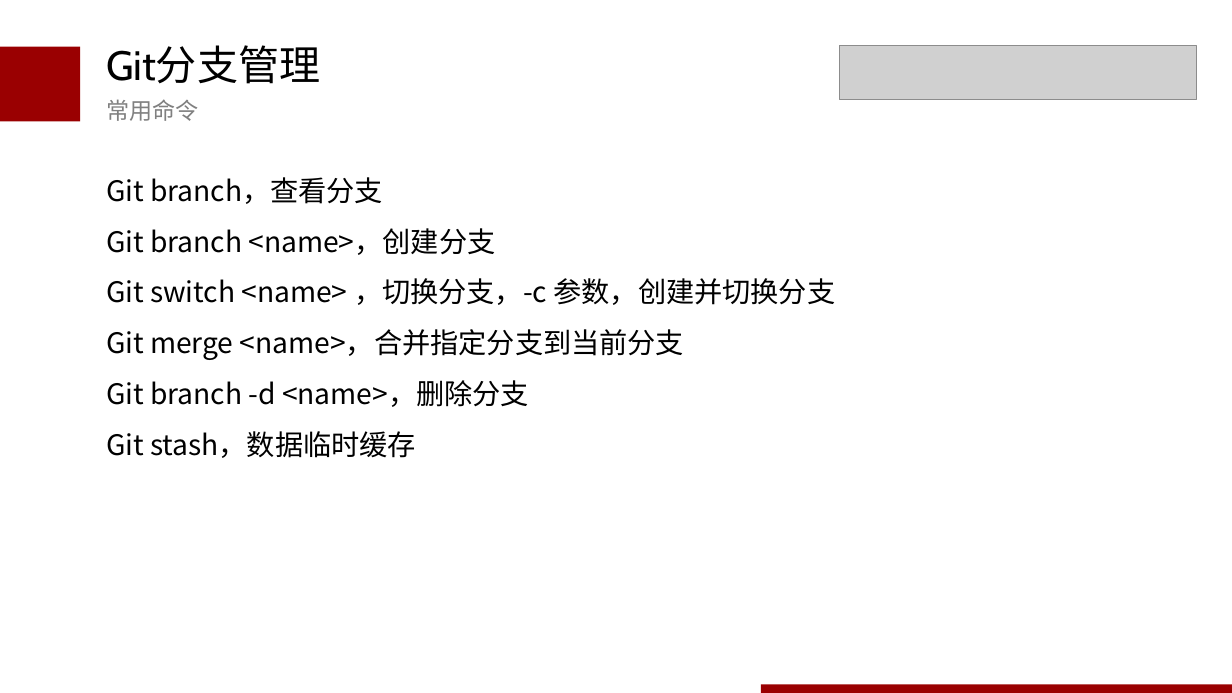
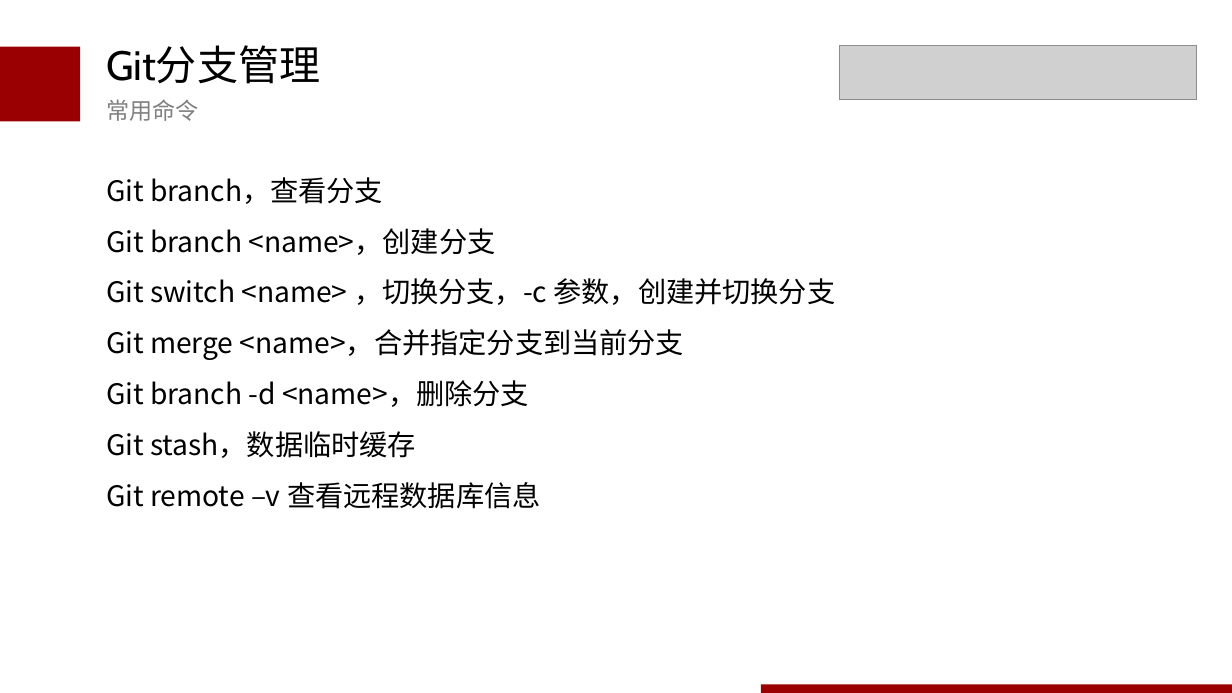
Before and after one commit to wudaoxi1100/blog, a slide deck: slide 27 of ppt/git介绍0325.pptx. Drawn at 1232x693 pixels with LibreOffice and Linux fonts; fonts in the diff are those of the drawing; grey boxes stand for pictures. Boxes give left, top, right and bottom in pixels: in the first picture for what was removed or moved away, otherwise in the second. Text is boxed around its words. In the diff, an @@ line names an element or a change of style, - is before the commit and + after.

Commit message:
dev2

```diff
--- a/ppt/git介绍0325.pptx
+++ b/ppt/git介绍0325.pptx
@@ text at [106,482,541,509]: paragraph added @@
+Git remote –v 查看远程数据库信息
```
